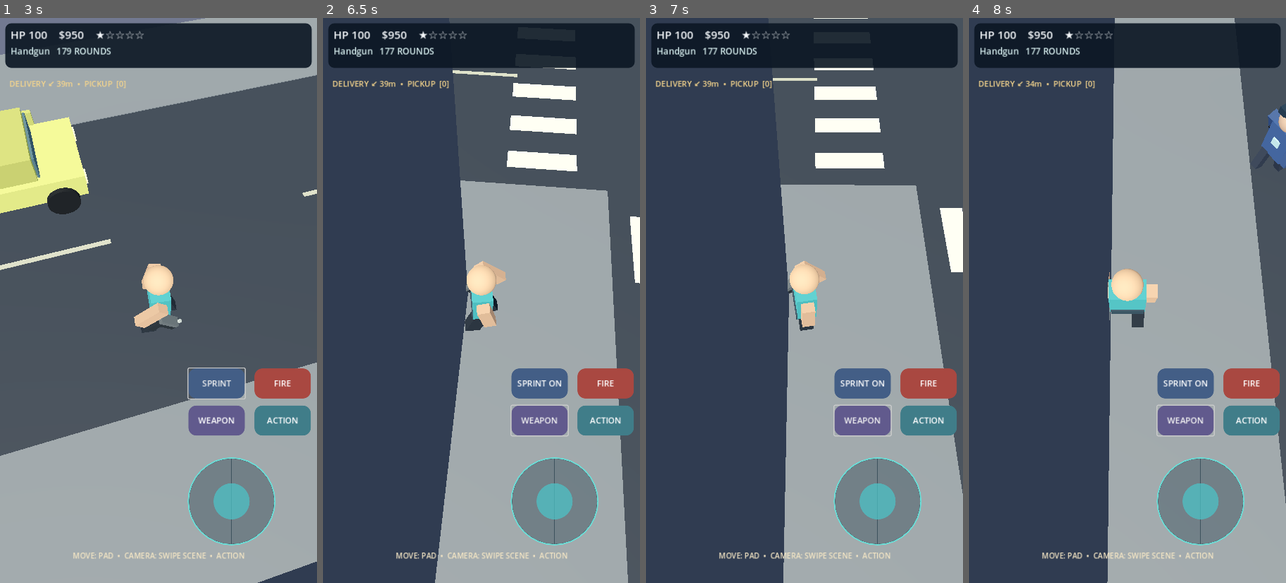
Above: before the commit, frames 1-4 (left to right).
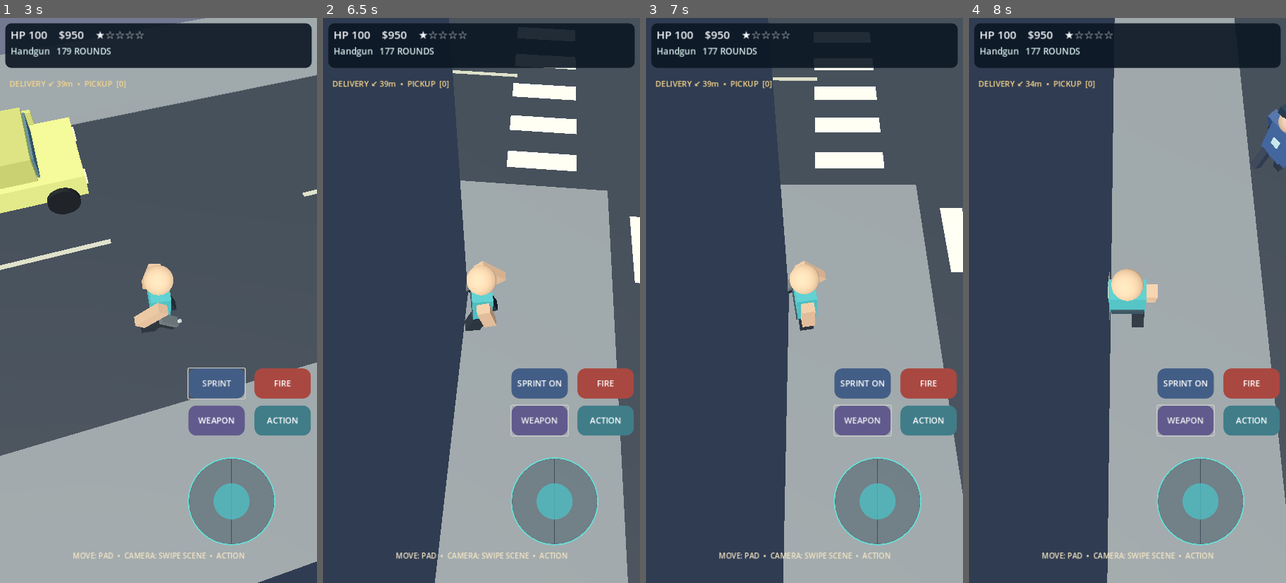
Above: after the commit, the same moments.

Repository: shejklgaia-png/Gt_a_like_game
Game: Godot game, scene res://scenes/main.tscn
The game is run twice, just before and just after one commit, with the same random seed, the same clock (stepped at 60 frames per second) and the same inputs.
Inputs (mouse positions are in pixels of both pictures, inside the frame that each line leads up to):
- Up to frame 1 (3 s): click "FIRE" at 0.5 s; click "ACTION" at 1.25 s; click "SPRINT" at 2 s; tap Enter at 2.75 s; move the mouse to (228, 272) at 2.77 s; hold D from 2.78 s (still down); hold Shift from 2.78 s (still down); click (228, 272) at 2.92 s
- Up to frame 2 (6.5 s): tap Space at 3.02, 6.02 s; release D at 3.5 s; release Shift at 3.5 s; drag from (418, 328) to (465, 413) at 3.52 s; move the mouse to (513, 176) at 4.27 s; hold D 4.28-5 s; tap F at 4.35 s; drag from (465, 413) to (386, 215) at 5.02 s; move the mouse to (576, 385) at 5.77 s; hold A from 5.78 s (still down); tap Tab at 5.85 s
- Up to frame 3 (7 s): release A at 6.5 s; drag from (709, 215) to (756, 159) at 6.52 s
- Up to frame 4 (8 s): move the mouse to (1143, 300) at 7.27 s; hold S from 7.28 s (still down); hold Shift from 7.28 s (still down); click (1143, 300) at 7.42 s

Frame 1 is identical in both runs. In frame 2, less than 0.1% of the frame differs, in the area x 35-99%, y 8-100%; in frame 3, 0.1%, in the area x 40-100%, y 0-97%; in frame 4, less than 0.1%.

Commit message:
Integrate traffic signals, protected crosswalk routing, crowd reactions and civilian replenishment

Diff:
--- a/scripts/city.gd
+++ b/scripts/city.gd
@@ -4,6 +4,8 @@
 const Shapes = preload("res://scripts/shape_factory.gd")
 const VehicleScene = preload("res://scripts/vehicle.gd")
 const ActorScene = preload("res://scripts/actor.gd")
+const UrbanAssets = preload("res://scripts/urban_assets.gd")
+const TrafficLights = preload("res://scripts/traffic_light_visuals.gd")
 var buildings: Array[Dictionary] = []
 var cars: Array[PocketVehicle] = []
 var people: Array[PocketActor] = []
@@ -41,6 +43,10 @@
 	spawn_traffic()
 	spawn_civilians()
 	add_street_props()
+	UrbanAssets.install(self)
+	var lights := TrafficLights.new()
+	lights.name = "TrafficLights"
+	add_child(lights)
 
 
 func add_crosswalks() -> void:
@@ -185,3 +191,23 @@
 			found = car
 			best = dist
 	return found
+
+func replenish_pedestrians() -> Array[PocketActor]:
+	var newcomers: Array[PocketActor] = []
+	for index in range(people.size()):
+		if is_instance_valid(people[index]):
+			continue
+		var axis := index % 2
+		var road := float(rng.randi_range(-3, 3)) * 36.0
+		var block := float(rng.randi_range(-3, 2)) * 36.0
+		var along := block + rng.randf_range(10.0, 25.0)
+		var person: PocketActor = ActorScene.new()
+		if axis == 0:
+			person.position = Vector3(road + 6.35, 0.13, along)
+		else:
+			person.position = Vector3(along, 0.13, road + 6.35)
+		person.setup(false, person.position, rng.randi(), axis)
+		person_root.add_child(person)
+		people[index] = person
+		newcomers.append(person)
+	return newcomers
